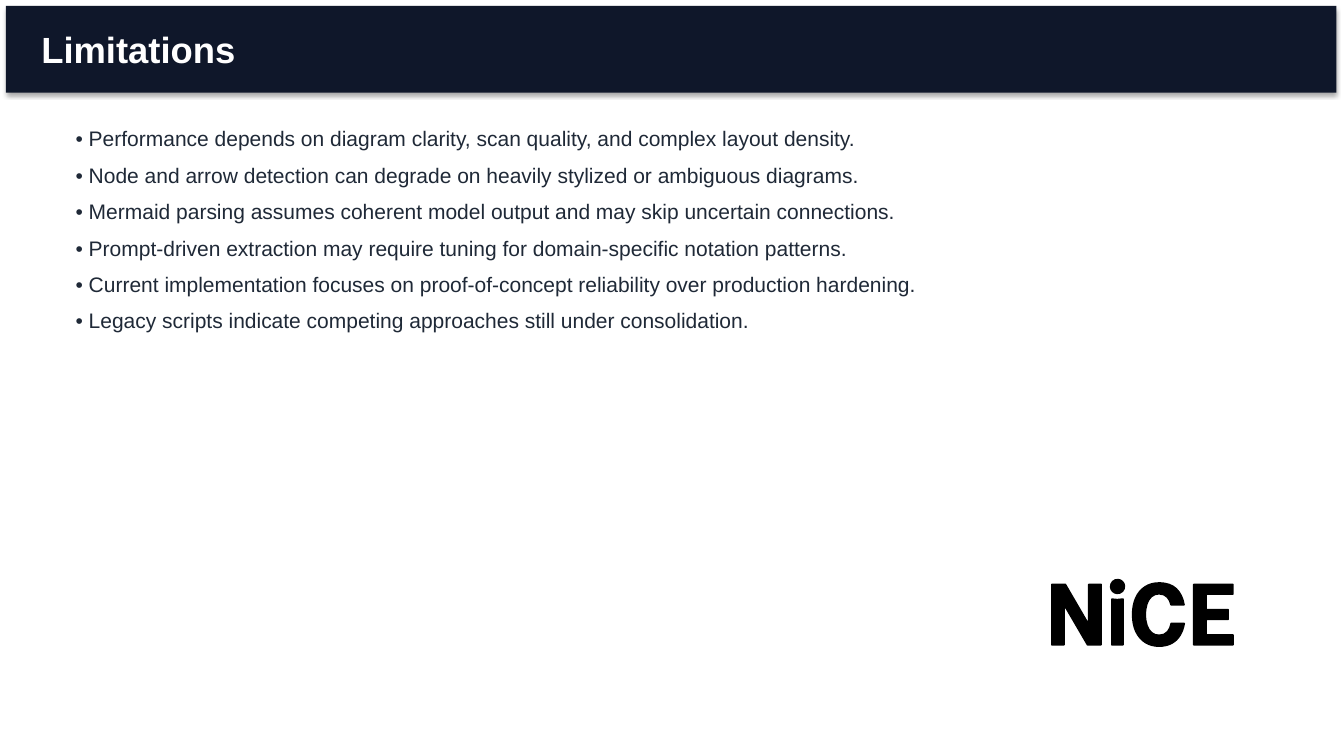
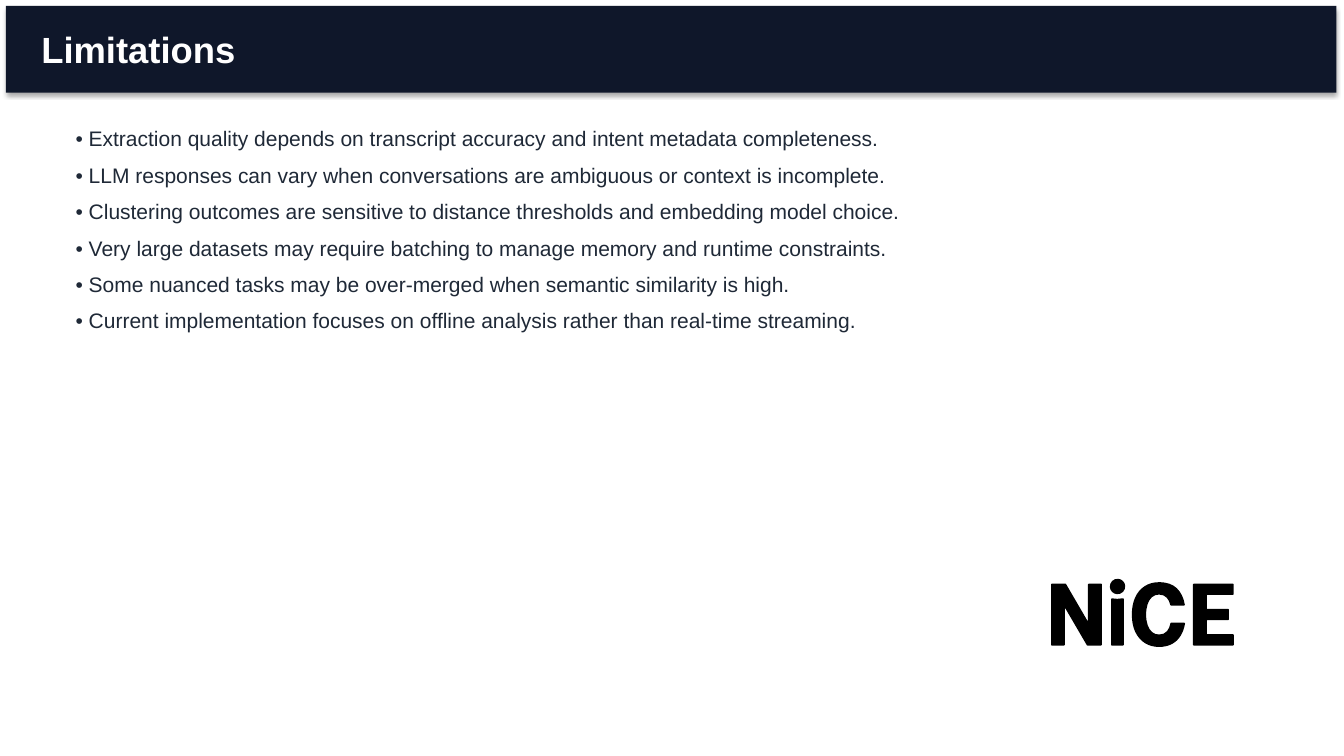
Before and after one commit to sagar-mokashi/cxone-reasearch-ppt-generation, a slide deck: slide 8 of output/project_presentation.pptx. Drawn at 1344x756 pixels with LibreOffice and Linux fonts; fonts in the diff are those of the drawing; background and template pictures are left out. Boxes give left, top, right and bottom in pixels: in the first picture for what was removed or moved away, otherwise in the second. Text is boxed around its words. In the diff, an @@ line names an element or a change of style, - is before the commit and + after.

```diff
--- a/output/project_presentation.pptx
+++ b/output/project_presentation.pptx
@@ text at (x1=89, y1=130, x2=899, y2=333): text changed @@
-• Performance depends on diagram clarity, scan quality, and complex layout density.
-• Node and arrow detection can degrade on heavily stylized or ambiguous diagrams.
-• Mermaid parsing assumes coherent model output and may skip uncertain connections.
-• Prompt-driven extraction may require tuning for domain-specific notation patterns.
-• Current implementation focuses on proof-of-concept reliability over production hardening.
-• Legacy scripts indicate competing approaches still under consolidation.
+• Extraction quality depends on transcript accuracy and intent metadata completeness.
+• LLM responses can vary when conversations are ambiguous or context is incomplete.
+• Clustering outcomes are sensitive to distance thresholds and embedding model choice.
+• Very large datasets may require batching to manage memory and runtime constraints.
+• Some nuanced tasks may be over-merged when semantic similarity is high.
+• Current implementation focuses on offline analysis rather than real-time streaming.
```
Also in this commit, not shown: 9 other slides changed, 2 slides added, 2 slides removed, 7 other files.
